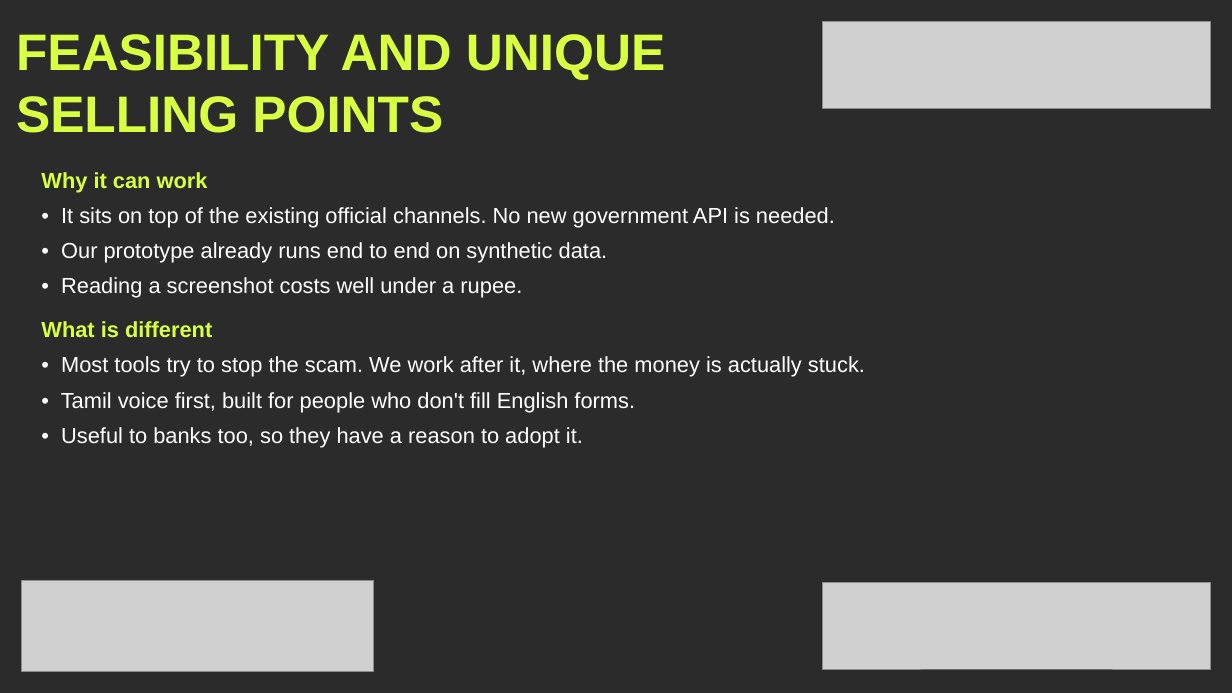
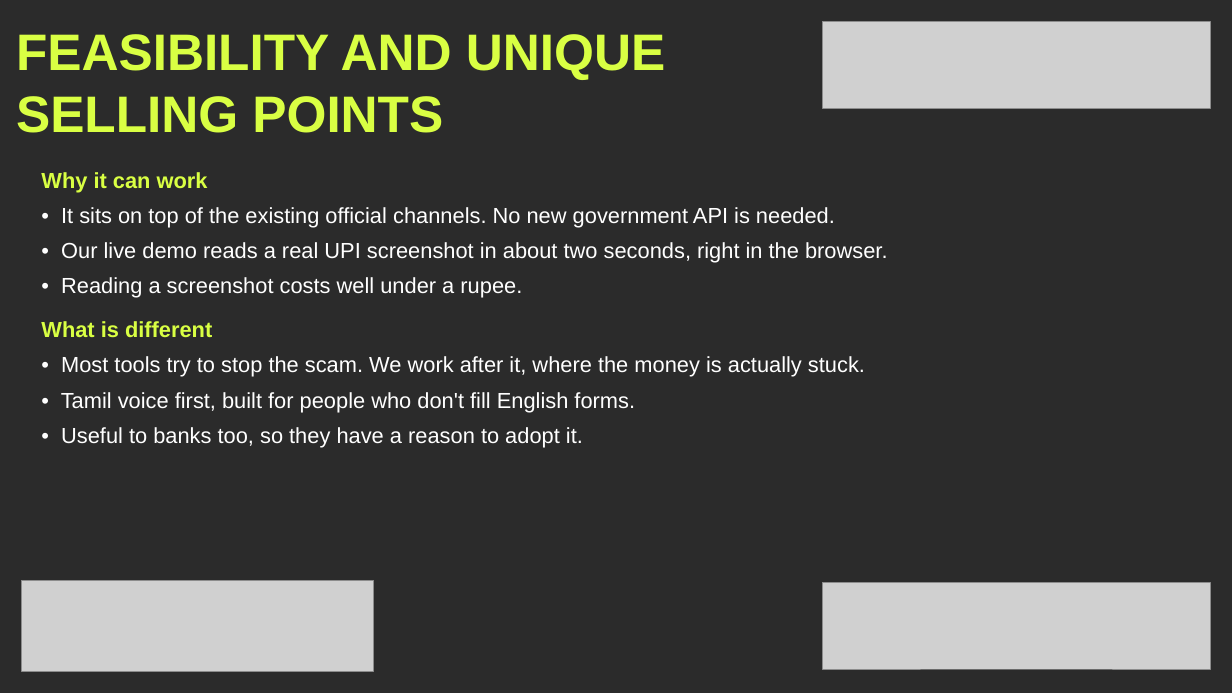
Before and after one commit to mahak867/Golden-Hour, a slide deck: slide 5 of deck/GoldenHour_KHacks4_Submission.pptx. Drawn at 1232x693 pixels with LibreOffice and Linux fonts; fonts in the diff are those of the drawing; grey boxes stand for pictures; background and template pictures are left out; a plain dark background stands for a picture behind light text. Boxes give left, top, right and bottom in pixels: in the first picture for what was removed or moved away, otherwise in the second. Text is boxed around its words. In the diff, an @@ line names an element or a change of style, - is before the commit and + after.

```diff
--- a/deck/GoldenHour_KHacks4_Submission.pptx
+++ b/deck/GoldenHour_KHacks4_Submission.pptx
@@ text at (61,242,888,263): text changed @@
-• Our prototype already runs end to end on synthetic data.
+• Our live demo reads a real UPI screenshot in about two seconds, right in the browser.
```
Also in this commit, not shown: 24 other files.
